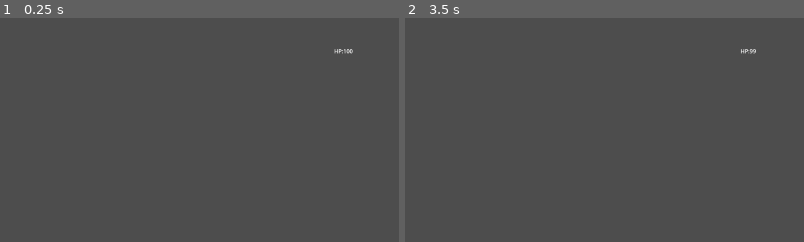
Above: before the commit, frames 1-2 (left to right).
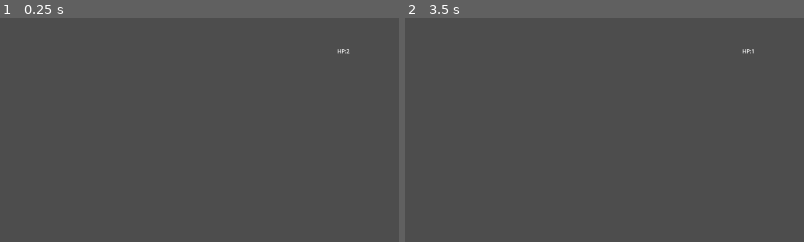
Above: after the commit, the same moments.

Repository: Michael-Stiffel/kleines_TD
Game: Godot game, scene res://main.tscn
The game is run twice, just before and just after one commit, with the same random seed, the same clock (stepped at 60 frames per second) and the same inputs.
Inputs (mouse positions are % of the whole screen's width and height, from its top left):
- Up to frame 1 (0.25 s): no input
- Up to frame 2 (3.5 s): tap Enter at 0.5, 2 s; move the mouse to (72, 45) at 0.52 s; tap Space at 1.25, 2.75 s; move the mouse to (30, 55) at 1.27 s; move the mouse to (60, 28) at 2.02 s; move the mouse to (45, 70) at 2.77 s
The pictures show only the part of the screen within x 50-100%, y 0-50%; the shares and areas given below are measured in that part.

The runs differ from the first frame. In frame 1, less than 0.1% of the frame differs, in the area x 83-89%, y 13-17%; in frame 2, less than 0.1%.

Commit message:
Fail State is da
Man kann jetzt verlieren man bekommt nen Game Over Screen und ja nice, nächster Halt Türme setzten.

Diff:
--- /dev/null
+++ b/main/Game_over_screen.gd
@@ -0,0 +1,20 @@
+extends CanvasLayer
+
+@onready var title = $PanelContainer/MarginContainer/Rows/Titel
+
+func set_title(win : bool):
+	if win:
+		title.text = "U WIN"
+		title.modulate = Color.GREEN
+	else:
+		title.text = "U SUCK"
+		title.modulate = Color.WHITE
+
+func _on_restart_button_pressed():
+	get_tree().paused = false
+	get_tree().change_scene_to_file("res://main.tscn")
+
+
+
+func _on_quit_button_pressed() -> void:
+	get_tree().quit()
--- /dev/null
+++ b/main/Game_over_screen.tscn
@@ -0,0 +1,73 @@
+[gd_scene load_steps=7 format=3 uid="uid://cep3gwvwakol3"]
+
+[ext_resource type="Script" path="res://Game_over_screen.gd" id="1_ri703"]
+
+[sub_resource type="StyleBoxFlat" id="StyleBoxFlat_i5yqb"]
+bg_color = Color(0.254902, 0.254902, 0.254902, 1)
+border_width_left = 10
+border_width_top = 10
+border_width_right = 10
+border_width_bottom = 10
+border_color = Color(0, 0, 0, 1)
+
+[sub_resource type="SystemFont" id="SystemFont_7js4r"]
+
+[sub_resource type="StyleBoxFlat" id="StyleBoxFlat_xe1n1"]
+bg_color = Color(0.682353, 0.00392157, 0.258824, 1)
+
+[sub_resource type="SystemFont" id="SystemFont_mnmui"]
+
+[sub_resource type="SystemFont" id="SystemFont_8egou"]
+
+[node name="GameOverScreen" type="CanvasLayer"]
+process_mode = 3
+script = ExtResource("1_ri703")
+
+[node name="PanelContainer" type="PanelContainer" parent="."]
+anchors_preset = 15
+anchor_right = 1.0
+anchor_bottom = 1.0
+grow_horizontal = 2
+grow_vertical = 2
+theme_override_styles/panel = SubResource("StyleBoxFlat_i5yqb")
+
+[node name="MarginContainer" type="MarginContainer" parent="PanelContainer"]
+layout_mode = 2
+theme_override_constants/margin_left = 40
+theme_override_constants/margin_top = 40
+theme_override_constants/margin_right = 40
+theme_override_constants/margin_bottom = 40
+
+[node name="Rows" type="VBoxContainer" parent="PanelContainer/MarginContainer"]
+layout_mode = 2
+theme_override_constants/separation = 300
+
+[node name="Titel" type="Label" parent="PanelContainer/MarginContainer/Rows"]
+layout_mode = 2
+theme_override_fonts/font = SubResource("SystemFont_7js4r")
+theme_override_font_sizes/font_size = 100
+theme_override_styles/normal = SubResource("StyleBoxFlat_xe1n1")
+text = "YOU SUCK "
+horizontal_alignment = 1
+
+[node name="CenterContainer" type="CenterContainer" parent="PanelContainer/MarginContainer/Rows"]
+layout_mode = 2
+
+[node name="Buttons" type="VBoxContainer" parent="PanelContainer/MarginContainer/Rows/CenterContainer"]
+layout_mode = 2
+theme_override_constants/separation = 60
+
+[node name="RestartButton" type="Button" parent="PanelContainer/MarginContainer/Rows/CenterContainer/Buttons"]
+layout_mode = 2
+theme_override_fonts/font = SubResource("SystemFont_mnmui")
+theme_override_font_sizes/font_size = 80
+text = "  TRY AGAIN  "
+
+[node name="QuitButton" type="Button" parent="PanelContainer/MarginContainer/Rows/CenterContainer/Buttons"]
+layout_mode = 2
+theme_override_fonts/font = SubResource("SystemFont_8egou")
+theme_override_font_sizes/font_size = 80
+text = "  QUIT  "
+
+[connection signal="pressed" from="PanelContainer/MarginContainer/Rows/CenterContainer/Buttons/RestartButton" to="." method="_on_restart_button_pressed"]
+[connection signal="pressed" from="PanelContainer/MarginContainer/Rows/CenterContainer/Buttons/QuitButton" to="." method="_on_quit_button_pressed"]
--- a/main/HP_Counter.gd
+++ b/main/HP_Counter.gd
@@ -1,15 +1,21 @@
 extends Label
 var HP;
 
+var GameOverScreen = preload("res://Game_over_screen.tscn")
+
 # Called when the node enters the scene tree for the first time.
 func _ready():
-	HP = 100;
+	HP = 2;
 	text ="HP:" + str(HP)
 
 # Called every frame. 'delta' is the elapsed time since the previous frame.
 func _process(delta):
 	text ="HP:" + str(HP)
-
+	if HP == 0:
+		var gameover = GameOverScreen.instantiate()
+		add_child(gameover)
+		gameover.set_title(false)
+		get_tree().paused = true
 
 
 
--- a/main/main.tscn
+++ b/main/main.tscn
@@ -11,6 +11,7 @@
 [ext_resource type="Script" path="res://Path2D.gd" id="9_d2r05"]
 [ext_resource type="PackedScene" uid="uid://dcudob8drr1op" path="res://Enemy_Follow_Path.tscn" id="10_3hudi"]
 [ext_resource type="PackedScene" uid="uid://dpvqxxsv5nxp7" path="res://hp_count.tscn" id="11_c112h"]
+[ext_resource type="PackedScene" uid="uid://cep3gwvwakol3" path="res://Game_over_screen.tscn" id="12_sxnb2"]
 
 [sub_resource type="TileSetAtlasSource" id="TileSetAtlasSource_y77m0"]
 texture = ExtResource("1_fs2nw")
@@ -91,5 +92,8 @@
 [node name="PathFollow2D" parent="Node2D/Path2D" instance=ExtResource("10_3hudi")]
 loop = false
 
+[node name="GameOverScreen" parent="." instance=ExtResource("12_sxnb2")]
+visible = false
+
 [connection signal="PathCalculated" from="Node2D/TileMap" to="Node2D/Path2D" method="_on_tile_map_path_calculated"]
 [connection signal="get_HP_Damage" from="Node2D/Path2D/PathFollow2D" to="Camera2D/HP_Count" method="_on_path_follow_2d_get_hp_damage"]
Not shown: 1 places in main/main.tscn that only renumber resources
